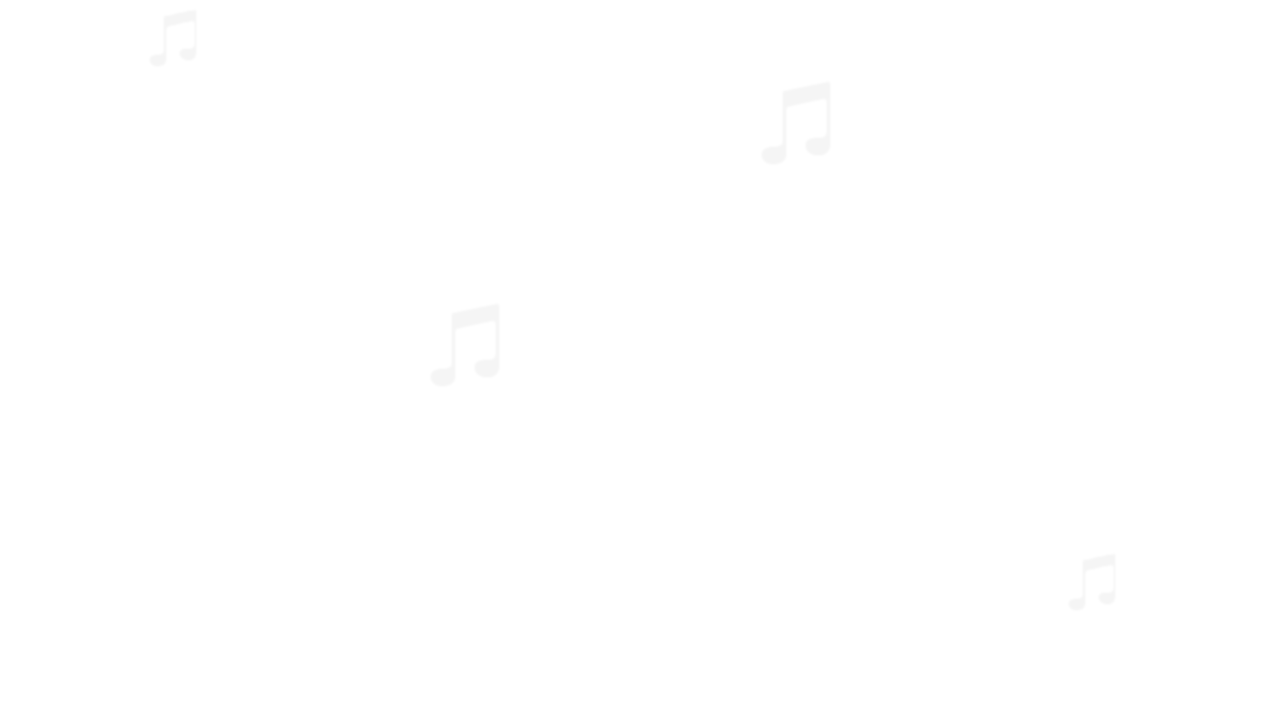
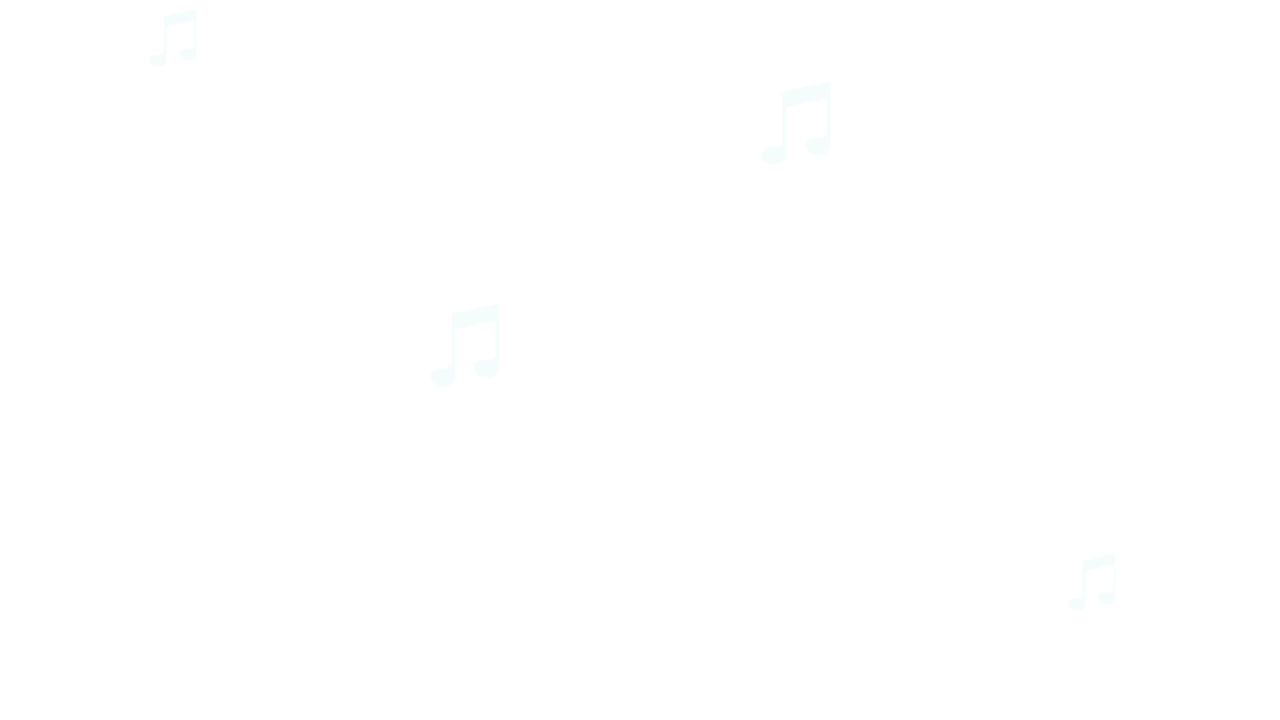
Two versions of the same layered image (w=1280, h=720). Layer-by-layer changes:
added layer "Layer 1" (69%) above "Layer 1 copy 4" over (149, 10, 1116, 611)